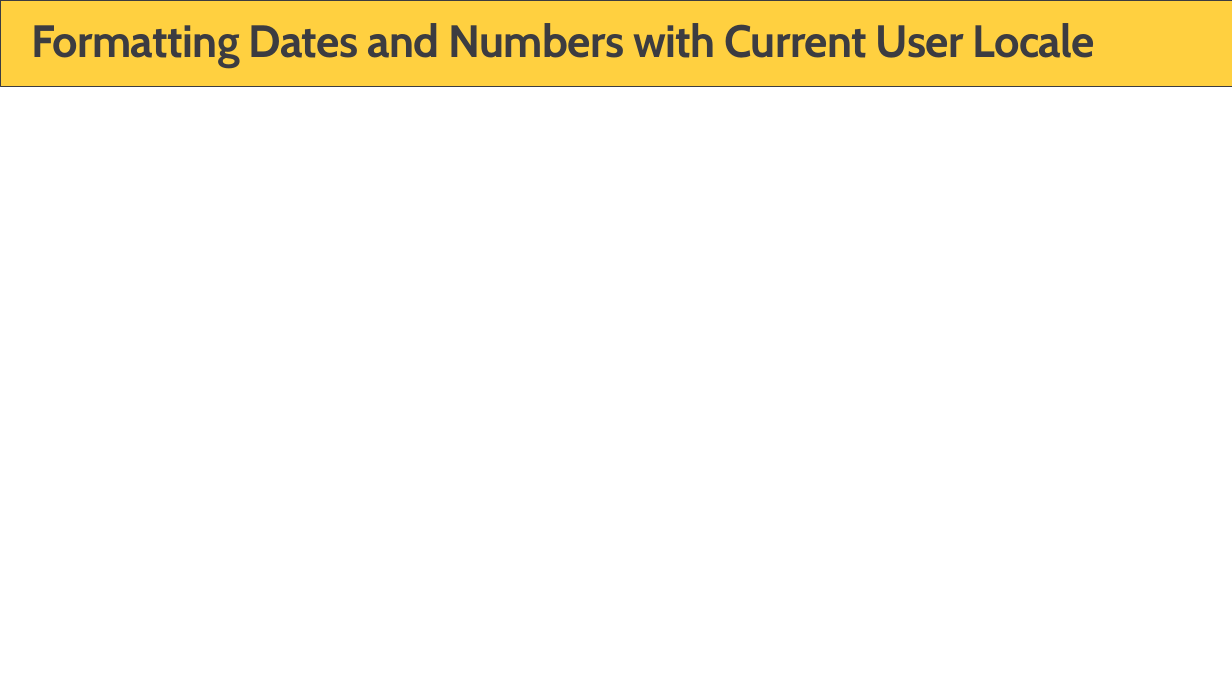
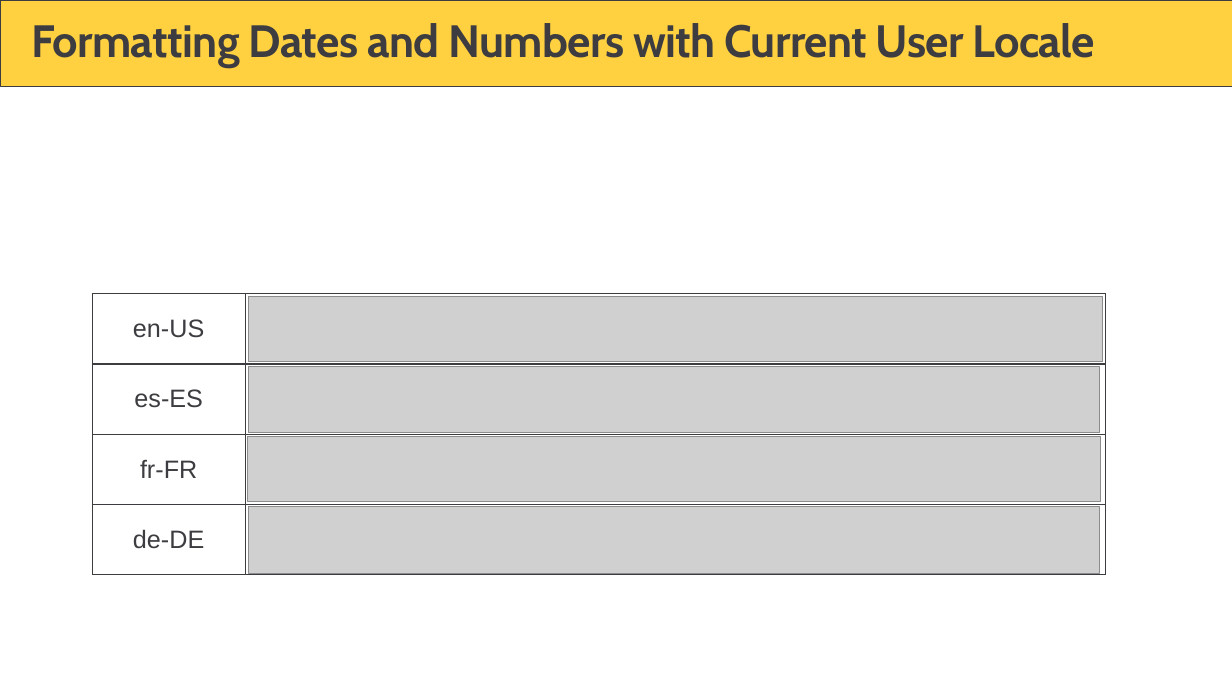
Before and after one commit to PowerBiDevCamp/TranslationsBuilder, a slide deck: slide 7 of Docs/Translations Builder.pptx. Drawn at 1232x693 pixels with LibreOffice and Linux fonts; fonts in the diff are those of the drawing; grey boxes stand for pictures; background and template pictures are left out. Boxes give left, top, right and bottom in pixels: in the first picture for what was removed or moved away, otherwise in the second. Text is boxed around its words. In the diff, an @@ line names an element or a change of style, - is before the commit and + after.

```diff
--- a/Docs/Translations Builder.pptx
+++ b/Docs/Translations Builder.pptx
@@ table added at bbox=[92, 294, 1106, 574], 4 rows, 2 columns @@
+en-US | 
+es-ES | 
+fr-FR | 
+de-DE | 
@@ picture added at bbox=[249, 296, 1103, 361] @@
@@ picture added at bbox=[248, 367, 1100, 433] @@
@@ picture added at bbox=[247, 436, 1100, 502] @@
@@ picture added at bbox=[248, 506, 1100, 573] @@
```
Also in this commit, not shown: 1 other slide changed, 13 other files.
